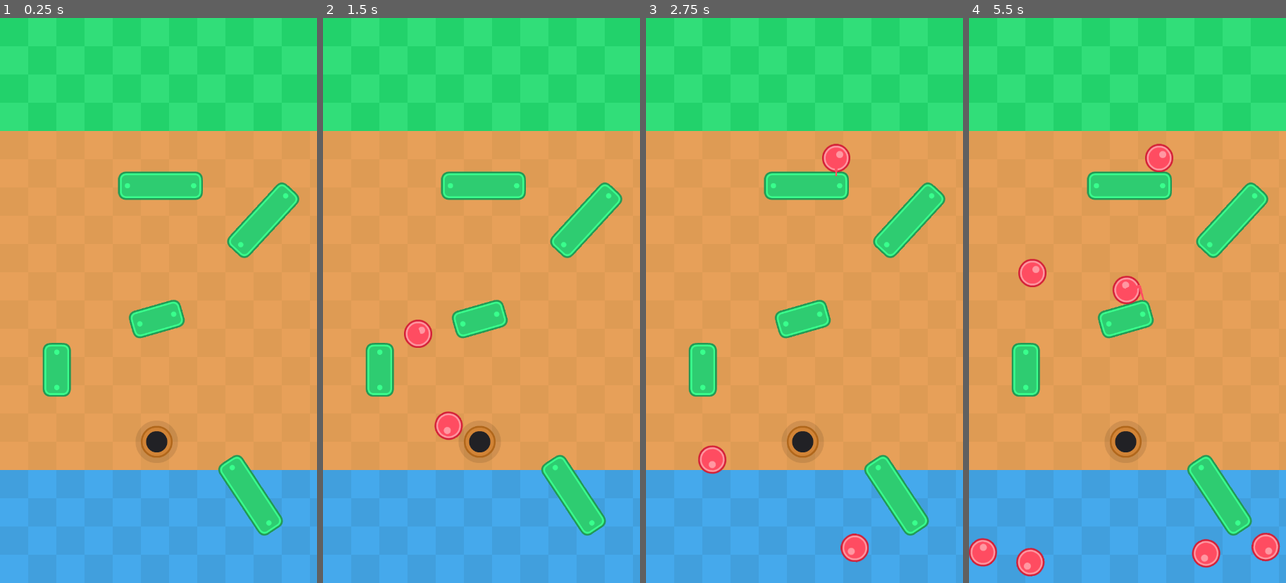
Above: before the commit, frames 1-4 (left to right).
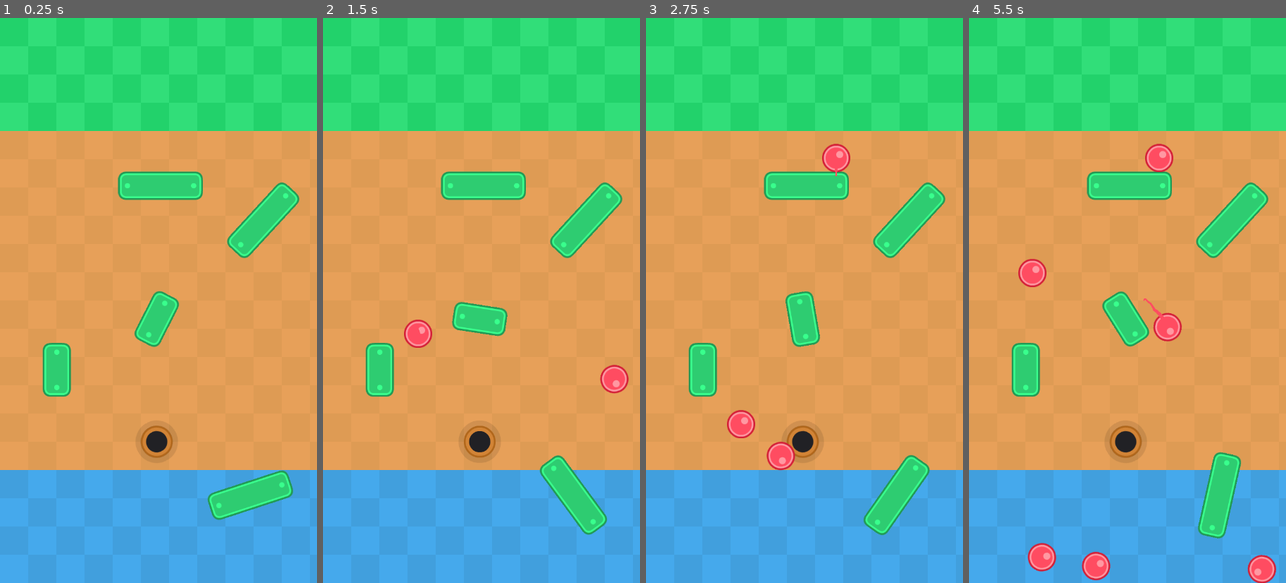
Above: after the commit, the same moments.

Repository: DaydreamerSY/Drop-d-Ball
Game: Godot game, scene res://Main.tscn
The game is run twice, just before and just after one commit, with the same random seed, the same clock (stepped at 60 frames per second) and the same inputs.
Inputs (mouse positions are in pixels of both pictures, inside the frame that each line leads up to):
- Up to frame 1 (0.25 s): no input
- Up to frame 2 (1.5 s): move the mouse to (551, 272) at 0.52 s; press the mouse at (551, 272) at 0.53 s; move the mouse to (418, 328) at 1.27 s; release the mouse at (418, 328) at 1.28 s; click (418, 328) at 1.35 s
- Up to frame 3 (2.75 s): move the mouse to (836, 176) at 2.02 s; press the mouse at (836, 176) at 2.03 s
- Up to frame 4 (5.5 s): move the mouse to (1111, 413) at 2.77 s; release the mouse at (1111, 413) at 2.78 s; click (1111, 413) at 2.85 s; move the mouse to (1222, 385) at 3.52 s; press the mouse at (1222, 385) at 3.53 s; move the mouse to (1032, 215) at 4.27 s; release the mouse at (1032, 215) at 4.28 s; click (1032, 215) at 4.35 s; move the mouse to (1143, 300) at 5.02 s; press the mouse at (1143, 300) at 5.03 s

The runs differ from the first frame. In frame 1, 2.6% of the frame differs, in the area x 40-93%, y 48-92%; in frame 2, 1.6%; in frame 3, 4.3%; in frame 4, 5.5%, in the area x 0-99%, y 45-100%.

Commit message:
small fix

Diff:
--- a/Goal.gd
+++ b/Goal.gd
@@ -1,5 +1,7 @@
 extends Node2D
 
+var duplicate_skin
+var delay_time = 1.5
 
 # Called when the node enters the scene tree for the first time.
 func _ready():
@@ -8,10 +10,33 @@
 
 # Called every frame. 'delta' is the elapsed time since the previous frame.
 func _process(_delta):
+	rotation_degrees += 10
 	pass
 
 
 
 func _on_area_2d_body_entered(body:Node2D):
 	print("Something fall into the hole: " , body)
+	duplicate_skin = body.get_node("Skin").duplicate()
+	body.queue_free()
+	add_child(duplicate_skin)
+	duplicate_skin.global_position = body.global_position
+	var _tween = create_tween().set_parallel()
+	_tween.tween_property(
+		duplicate_skin,
+		"position",
+		Vector2(-48,-48),
+		delay_time
+	)
+	_tween.tween_property(
+		duplicate_skin,
+		"scale",
+		Vector2(0.4, 0.4),
+		delay_time
+	)
+	_tween.tween_callback(_remove_skin).set_delay(delay_time)
+	#duplicate_skin.queue_free()
 	pass # Replace with function body.
+
+func _remove_skin():
+	duplicate_skin.queue_free()
--- a/Main.tscn
+++ b/Main.tscn
@@ -60,7 +60,7 @@
 "moving_speed": 10,
 "moving_to": Vector2(0, 0),
 "path": &"Wall 1x2 1",
-"rotate": false,
+"rotate": true,
 "rotate_direction": 1,
 "rotate_speed": 1
 }, {
@@ -93,7 +93,7 @@
 "moving_speed": 10,
 "moving_to": Vector2(0, 0),
 "path": &"Wall 1x3 2",
-"rotate": false,
+"rotate": true,
 "rotate_direction": 1,
 "rotate_speed": 1
 }, {
@@ -163,7 +163,7 @@
 
 [node name="Wall 1x2 1" parent="Walls" instance=ExtResource("6_7nhkw")]
 position = Vector2(356, 682)
-rotation = 2599.39
+rotation = 3.36352
 
 [node name="Wall 1x3 1" parent="Walls" instance=ExtResource("9_7t7hc")]
 position = Vector2(598, 458)
@@ -174,7 +174,7 @@
 
 [node name="Wall 1x3 2" parent="Walls" instance=ExtResource("9_7t7hc")]
 position = Vector2(569, 1081)
-rotation = 432.954
+rotation = 597.908
 
 [node name="Wall 1x3 3" parent="Walls" instance=ExtResource("9_7t7hc")]
 position = Vector2(365, 380)
--- a/Scripts/LevelMananger.gd
+++ b/Scripts/LevelMananger.gd
@@ -56,10 +56,10 @@
 
 	if not Engine.is_editor_hint():
 
-		if current_ball and current_ball.global_position.distance_to(recently_spawn_ball_position) <= DISTANCE_THRESHOLD:
+		if is_instance_valid(current_ball) and current_ball.global_position.distance_to(recently_spawn_ball_position) <= DISTANCE_THRESHOLD:
 			is_start_adding_points = true
 
-		if is_start_adding_points:
+		if is_instance_valid(current_ball) and is_start_adding_points:
 			if new_ball_position.distance_to(old_ball_position) >= CHANGE_POSITION_THRESHOLD:
 				old_ball_position = new_ball_position
 				ball_tracker.add_point(current_ball.global_position)
